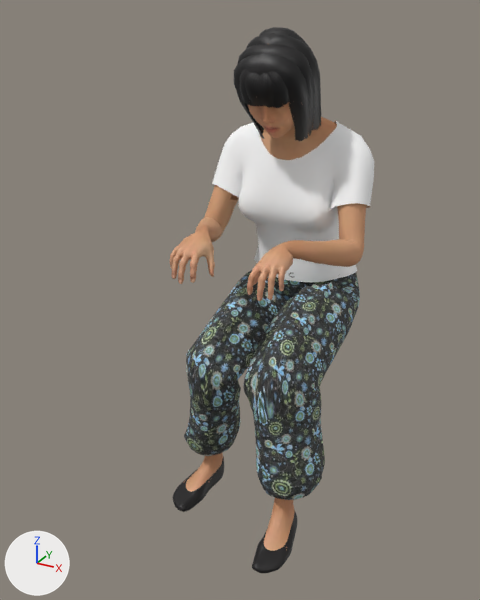
Renders of the glTF model assets/props/people-mina-sit-laptop.glb from each side of a commit.
Before and after are seen from a 50 mm camera at (0.691, -1.287, 0.281) aimed at (-0.045, 0.053, -0.388). Lighting does not change. The marker at lower left points along +X, +Y and +Z. The older version comes first. Vertices at exactly the same position are counted once.

Objects in the first picture: 'people-mina-sit-laptop'.
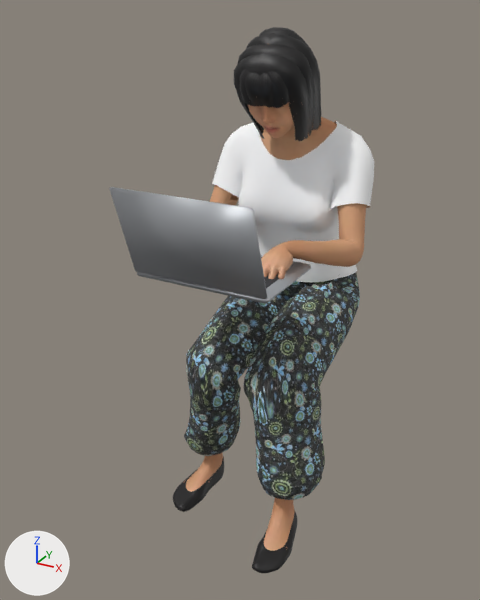
The newer file is also turned or shifted as a whole; pictures and numbers use the older file's frame.

The change in detail:
Material 'Held.laptop screen' (mat_held_laptop_screen) is new.
Its base color is (0.36, 0.45, 0.58) (greyish blue #a2b3c8).
Its roughness is 0.25.
Its emission color is (0.34, 0.43, 0.56) (greyish blue #9eafc5).
Its emission strength is 1.0.
Material 'Held.laptop keys' (mat_held_laptop_keys) is new.
Its base color is (0.055, 0.055, 0.06) (dark grey #424245).
Its roughness is 0.6.
Material 'Held.laptop' (mat_held_laptop) is new.
Its base color is (0.6, 0.62, 0.65) (light grey #cbced3).
Its metallic is 0.85.
Its roughness is 0.38.
me_base_001 is used by ob_people_mina_sit_laptop; location (0.0, 0.0, 0.0).
me_base_001 had 24380 vertices, 46626 faces and spanned x -0.224..0.226, y -0.187..0.447, z -0.999..0.242.
me_base_001 now has 24467 vertices, 46778 faces and spans x -0.224..0.226, y -0.281..0.447, z -0.999..0.242.
me_base_001 part 1: a new loose piece, a box spanning x -0.1328..0.1372, y -0.1881..-0.0881, z -0.2399..-0.2379, in mat_held_laptop_keys (dark grey #424245).
me_base_001 part 2: a new loose piece of 32 vertices spanning x -0.158..0.162, y -0.213..0.007, z -0.254..-0.24, in mat_held_laptop (light grey #cbced3).
me_base_001 part 3: a new loose piece of 32 vertices spanning x -0.158..0.162, y -0.281..-0.21, z -0.242..-0.042, in mat_held_laptop (light grey #cbced3).
Other edits to the shape of me_base_001 do not show in these pictures.
me_base_001 gains material mat_held_laptop (light grey #cbced3).
me_base_001 gains material mat_held_laptop_keys (dark grey #424245).
me_base_001 gains material mat_held_laptop_screen (greyish blue #a2b3c8, glowing greyish blue #9eafc5).

Where the change shows, as pixel boxes [x1, y1, x2, y2] in the pictures (480 x 600 px):
'people-mina-sit-laptop', reshaped (30% wider): before [170, 27, 374, 573]; after [109, 27, 374, 573]
part 1 of me_base_001, added (mostly hidden): after [264, 274, 279, 288]
part 2 of me_base_001, added: after [137, 255, 311, 304]
part 3 of me_base_001, added: after [109, 187, 267, 299]
